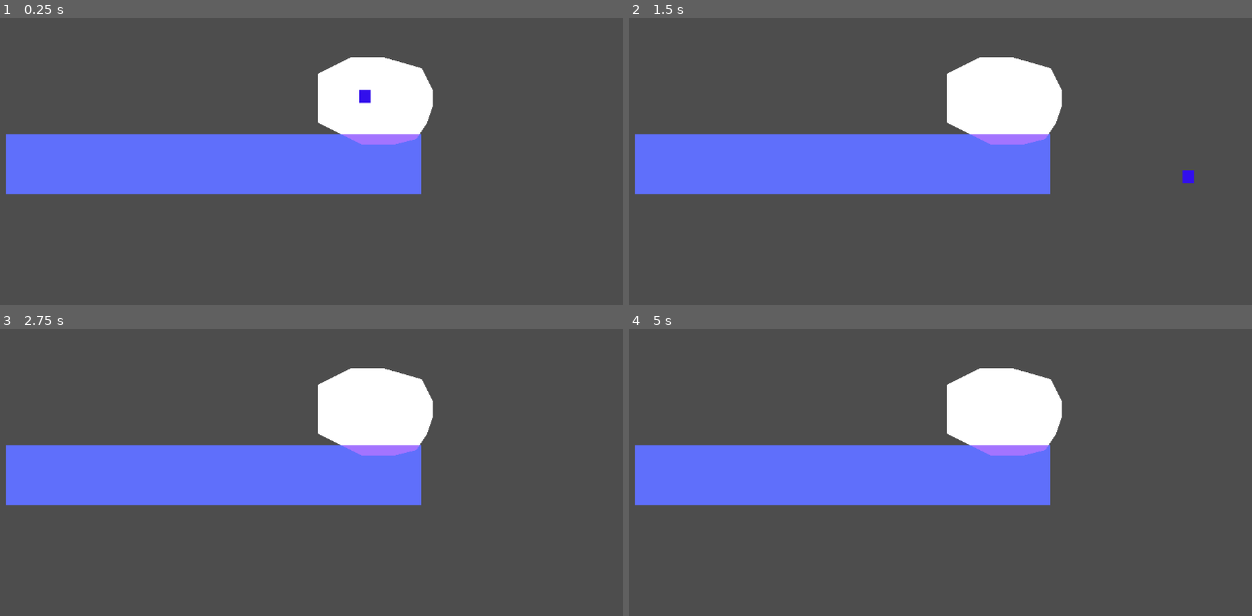
Above: before the commit, frames 1-4 (two rows, left to right).
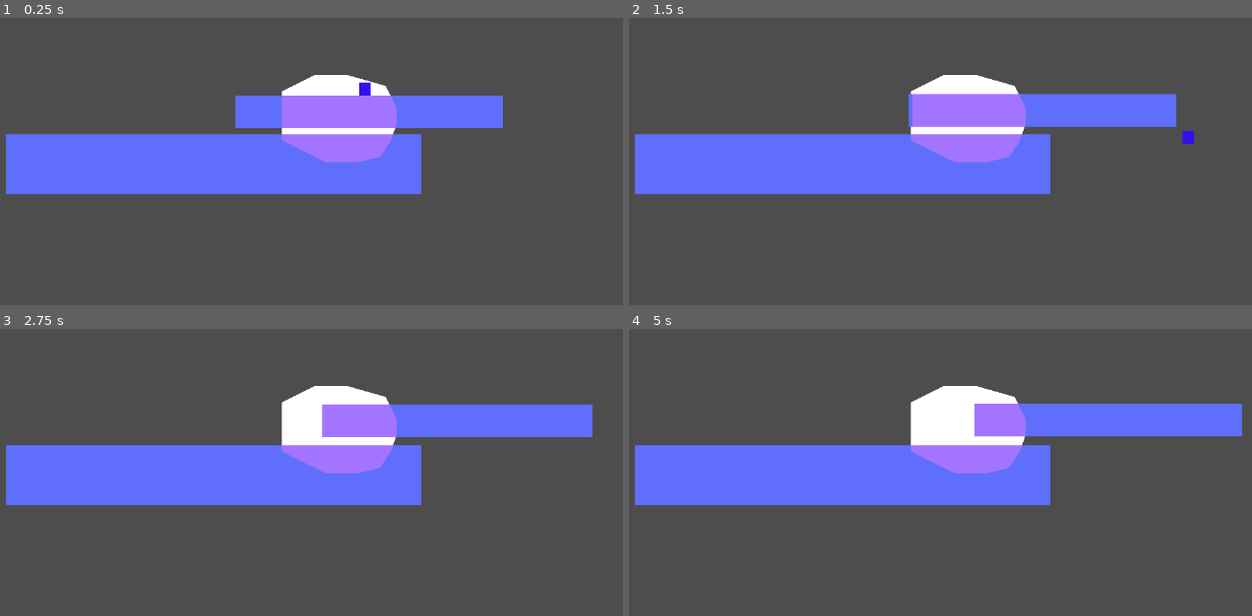
Above: after the commit, the same moments.

Repository: WeDoThingsHere/Godot-Jam-June-2025
Game: Godot game, scene res://scenes/platform_test.tscn
The game is run twice, just before and just after one commit, with the same random seed, the same clock (stepped at 60 frames per second) and the same inputs.
Inputs:
- Up to frame 1 (0.25 s): no input
- Up to frame 2 (1.5 s): tap Enter (ui_accept) at 0.5, 0.77 s; hold Right (ui_right) from 0.53 s (still down)
- Up to frame 3 (2.75 s): tap Enter (ui_accept) at 1.52 s; release Right (ui_right) at 2.03 s; hold Left (ui_left) from 2.03 s (still down)
- Up to frame 4 (5 s): release Left (ui_left) at 2.78 s; hold Right (ui_right) 2.78-4.28 s; tap Enter (ui_accept) at 3.02, 3.77, 4.52 s; hold Left (ui_left) from 4.28 s (still down)

The runs differ from the first frame. In frame 1, 8.1% of the frame differs, in the area x 37-81%, y 13-51%; in frame 2, 8.3%; in frame 3, 8.9%, in the area x 45-96%, y 13-51%; in frame 4, 8.8%.

Commit message:
Angles work muehehehe

Diff:
--- a/scenes/platform_test.tscn
+++ b/scenes/platform_test.tscn
@@ -1,8 +1,46 @@
-[gd_scene load_steps=6 format=3 uid="uid://bm4ks8s3k6q5a"]
+[gd_scene load_steps=9 format=3 uid="uid://bm4ks8s3k6q5a"]
 
 [ext_resource type="PackedScene" uid="uid://xalf27q53dx2" path="res://scenes/platform_box.tscn" id="1_clysx"]
 [ext_resource type="PackedScene" uid="uid://cf358hob3lvvq" path="res://scenes/light.tscn" id="2_tthgi"]
 [ext_resource type="Script" uid="uid://g33goald2oo1" path="res://scripts/character_body_2d.gd" id="3_6jvd8"]
+
+[sub_resource type="Animation" id="Animation_6jvd8"]
+resource_name = "platform_move"
+length = 2.0
+loop_mode = 1
+tracks/0/type = "value"
+tracks/0/imported = false
+tracks/0/enabled = true
+tracks/0/path = NodePath(".:position")
+tracks/0/interp = 2
+tracks/0/loop_wrap = true
+tracks/0/keys = {
+"times": PackedFloat32Array(0, 1, 2),
+"transitions": PackedFloat32Array(1, 1, 1),
+"update": 0,
+"values": [Vector2(97, -147), Vector2(288, -152), Vector2(97, -147)]
+}
+
+[sub_resource type="Animation" id="Animation_fsjfv"]
+length = 0.001
+tracks/0/type = "value"
+tracks/0/imported = false
+tracks/0/enabled = true
+tracks/0/path = NodePath(".:position")
+tracks/0/interp = 1
+tracks/0/loop_wrap = true
+tracks/0/keys = {
+"times": PackedFloat32Array(0),
+"transitions": PackedFloat32Array(1),
+"update": 0,
+"values": [Vector2(97, -147)]
+}
+
+[sub_resource type="AnimationLibrary" id="AnimationLibrary_urr3w"]
+_data = {
+&"RESET": SubResource("Animation_fsjfv"),
+&"platform_move": SubResource("Animation_6jvd8")
+}
 
 [sub_resource type="RectangleShape2D" id="RectangleShape2D_6jvd8"]
 size = Vector2(18, 20)
@@ -15,7 +53,7 @@
 [node name="Camera2D" type="Camera2D" parent="."]
 
 [node name="Light" parent="." instance=ExtResource("2_tthgi")]
-position = Vector2(251, -99)
+position = Vector2(198, -73)
 
 [node name="Polygon2D" parent="Light/LitArea" index="1"]
 polygon = PackedVector2Array(-136, -56, -104, -72, -56, -72, 0, -56, 16, -24, 16, 0, 8, 24, -8, 48, -40, 56, -88, 56, -152, 24, -152, -48)
@@ -30,6 +68,22 @@
 [node name="Polygon2D" parent="PlatformBox/PlatformArea" index="0"]
 polygon = PackedVector2Array(-288, -24, 320, -24, 320, 64, -288, 64)
 uv = PackedVector2Array(-288, -24, 320, -24, 320, 64, -288, 64)
+
+[node name="PlatformBox2" parent="." instance=ExtResource("1_clysx")]
+position = Vector2(97, -147)
+
+[node name="PlatformArea" parent="PlatformBox2" index="0"]
+position = Vector2(59, 57)
+
+[node name="Polygon2D" parent="PlatformBox2/PlatformArea" index="0"]
+polygon = PackedVector2Array(-208, -24, 184, -24, 184, 24, -208, 24)
+uv = PackedVector2Array(-288, -24, 320, -24, 320, 64, -288, 64)
+
+[node name="AnimationPlayer" type="AnimationPlayer" parent="PlatformBox2"]
+libraries = {
+&"": SubResource("AnimationLibrary_urr3w")
+}
+autoplay = "platform_move"
 
 [node name="CharacterBody2D" type="CharacterBody2D" parent="."]
 modulate = Color(0.35576, 0.205718, 0.926272, 1)
@@ -50,3 +104,4 @@
 [editable path="Light"]
 [editable path="Light/LitArea"]
 [editable path="PlatformBox"]
+[editable path="PlatformBox2"]
--- a/scripts/light.gd
+++ b/scripts/light.gd
@@ -51,7 +51,7 @@
 			#print(polygon)
 			var to_solidify_polygon = polygon.duplicate()
 			for n in to_solidify_polygon.size():
-				to_solidify_polygon[n] = to_solidify_polygon[n] - lit_area_collision.global_position
+				to_solidify_polygon[n] = add_rotation(to_solidify_polygon[n], -rotation) - add_rotation(lit_area_collision.global_position, -rotation)
 			var to_solidify = solid_platform_object.instantiate()
 			#print("light pos")
 			#print(global_position)
